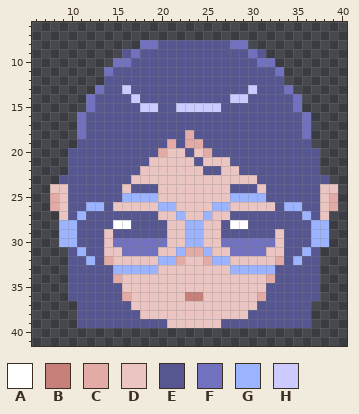
Two versions of one pixel-art sprite, favicon/web-app-manifest-192x192.png. The picture above is the old version.
The file is 192x192 pixels, drawn in blocks of 4x4; one block is one cell here. Shown: x 6..40, y 6..41.
Palette (. is transparent): A #ffffff  B #c68079  C #e3aba5  D #ebc5c1  E #565691  F #7171bf  G #9cb3ff  H #cbcbff
The same view after the edit:
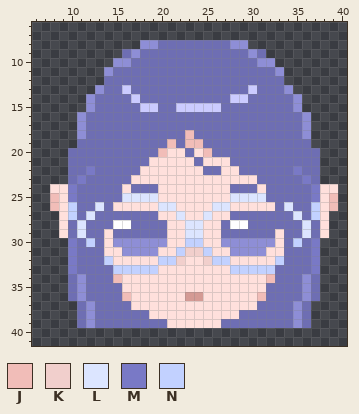
Colours new in this view: J #f1bdb8  K #f1cfcc  L #dce5ff  M #7979c6  N #c2d1ff
Difference:
colour B: #c68079 -> #d49a94
colour D: #ebc5c1 -> #ffe0dc
colour E: #565691 -> #6e6eb3
colour F: #7171bf -> #8e8ed6
y 18: x 23 C -> J
y 19: x 21 C -> J; x 23..24 CC -> JJ
y 20: x 20 C -> J; x 25 C -> J
y 22: x 12 E -> M; x 35 E -> M
y 23: x 9 E -> .; x 11 E -> M; x 36 E -> M; x 38 E -> .
y 24: x 10 E -> M; x 37 E -> M
y 25: x 8 C -> J; x 10 E -> M; x 16..19 GGGG -> LLLL; x 28..31 GGGG -> LLLL; x 37 E -> M; x 39 C -> J
y 26: x 8 C -> J; x 10 E -> N; x 12..13 GG -> EL; x 20..21 GG -> LL; x 26..27 GG -> LL; x 34..35 GG -> LE; x 37 E -> N; x 39 C -> J
y 27: x 10..12 EGE -> NEL; x 22 G -> L; x 25 G -> L; x 35..37 EGE -> LEN
y 28..29: x 9..11 GGE -> DEL; x 23..24 GG -> LL; x 36..38 EGG -> LED
y 30: x 9..10 GG -> .M; x 12 E -> N; x 23..24 GG -> NN; x 35 E -> N; x 37..38 GG -> M.
y 31: x 10..11 EG -> ME; x 22..25 GCCG -> NKKN; x 36..37 GE -> EM
y 32: x 10 E -> M; x 12 G -> E; x 14 C -> N; x 20..22 GGC -> NNK; x 25..27 CGG -> KNN; x 33 C -> N; x 35 G -> E; x 37 E -> M
y 33: x 10 E -> M; x 15..19 GGGGG -> NNNNN; x 28..32 GGGGG -> NNNNN; x 37 E -> M
y 34: x 11 E -> F; x 15 C -> J; x 32 C -> J; x 36 E -> F
y 35: x 11 E -> F; x 36 E -> F
y 36: x 11 E -> F; x 16 C -> J; x 31 C -> J; x 36 E -> F
y 37: x 12 E -> F; x 35 E -> F
y 38: x 12 E -> F; x 18 D -> E; x 29 D -> E; x 35 E -> F
y 39: x 12 E -> F; x 35 E -> F
Where, in picture pixels (left, top, right, bottom), the same in both pictures:
changed: (50, 40, 338, 328)
